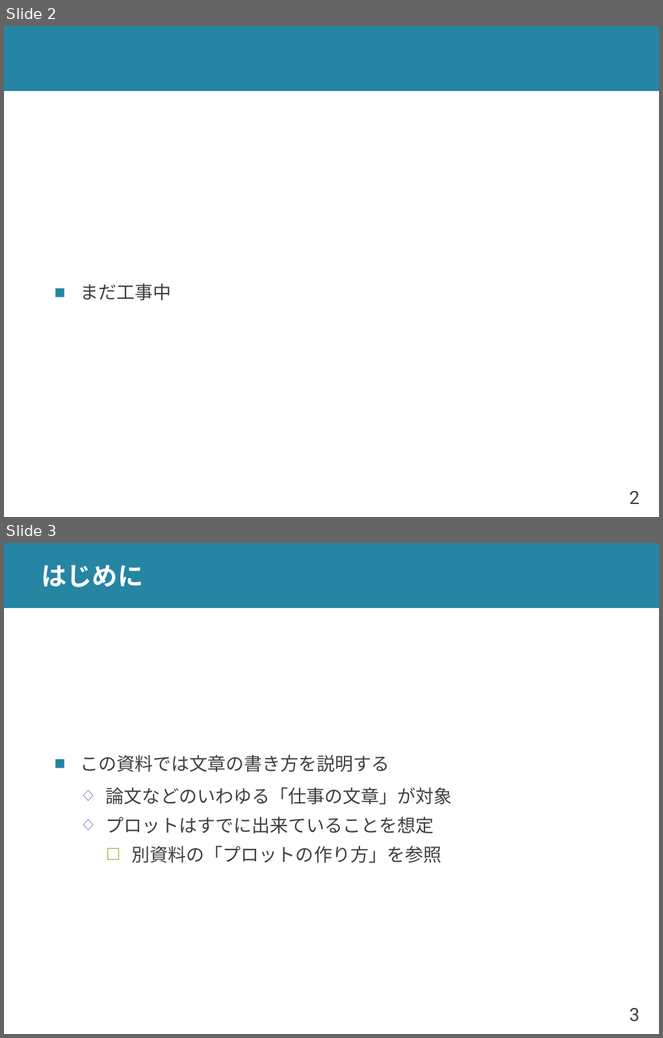
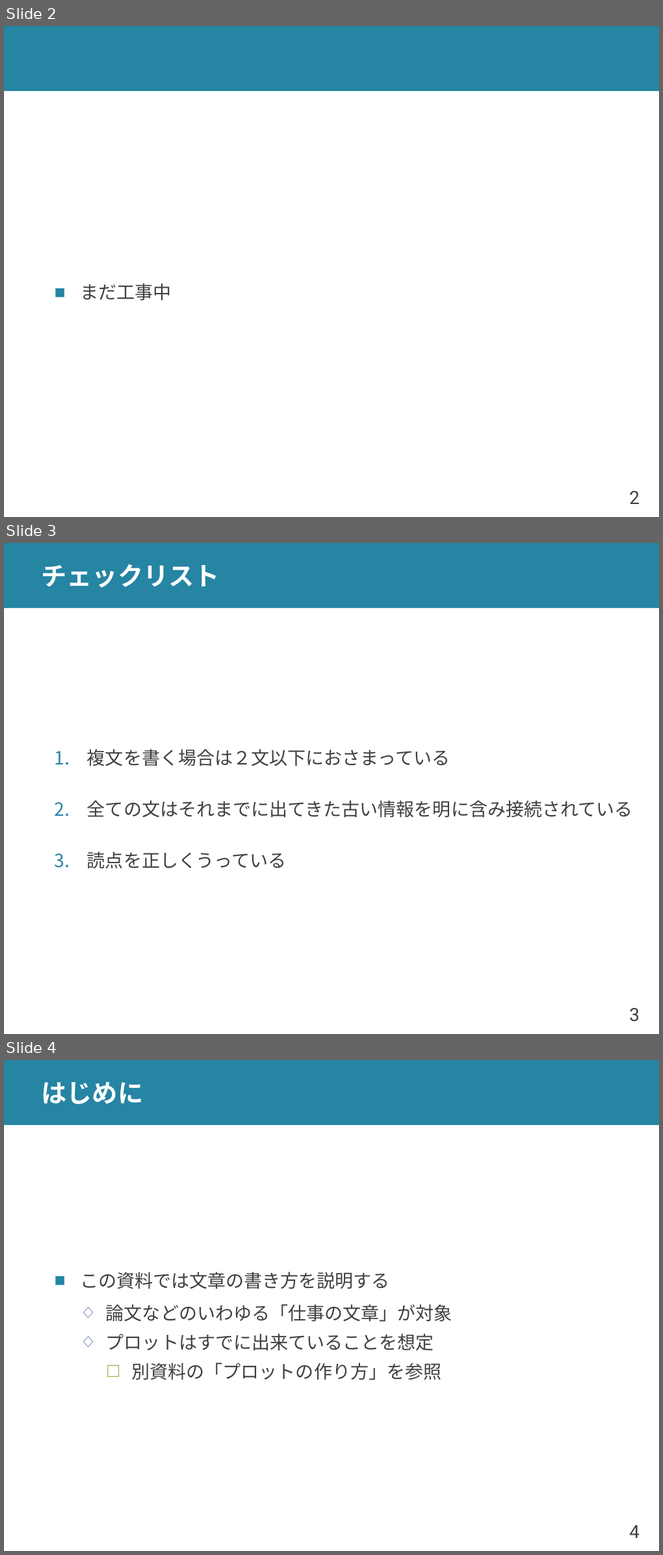
Before and after one commit to shioya-lab/how-to, a slide deck: writing.pptx. Shown one above the other, each under a label of ours: slides 2 and 3 before the commit, slides 2, 3 and 4 after it. The pictures are 663x1038 and 663x1555 pixels, drawn with LibreOffice and Linux fonts; fonts in the diff are those of the drawing. Boxes give left, top, right and bottom in pixels: in the first picture for what was removed or moved away, otherwise in the second. Text is boxed around its words. In the diff, an @@ line names an element or a change of style, - is before the commit and + after.

```diff
--- a/writing.pptx
+++ b/writing.pptx
@@ slide 3 added at [4,543,659,1034], background #FFFFFF; not listed: 2 template elements that a slide beside it also shows @@
@@ title added at [42,564,220,588], 28 pt, text #FFFFFF, bold @@
+チェックリスト
@@ text added at [87,749,633,869], 20 pt, text #404040 @@
+1. 複文を書く場合は２文以下におさまっている
+2. 全ての文はそれまでに出てきた古い情報を明に含み接続されている
+3. 読点を正しくうっている
@@ what was slide 3 is now slide 4 @@
@@ page number at [629,1525,640,1538]: text changed @@
-3
+4
```
Also in this commit, not shown: 1 slide changed, 3 other slides added.
